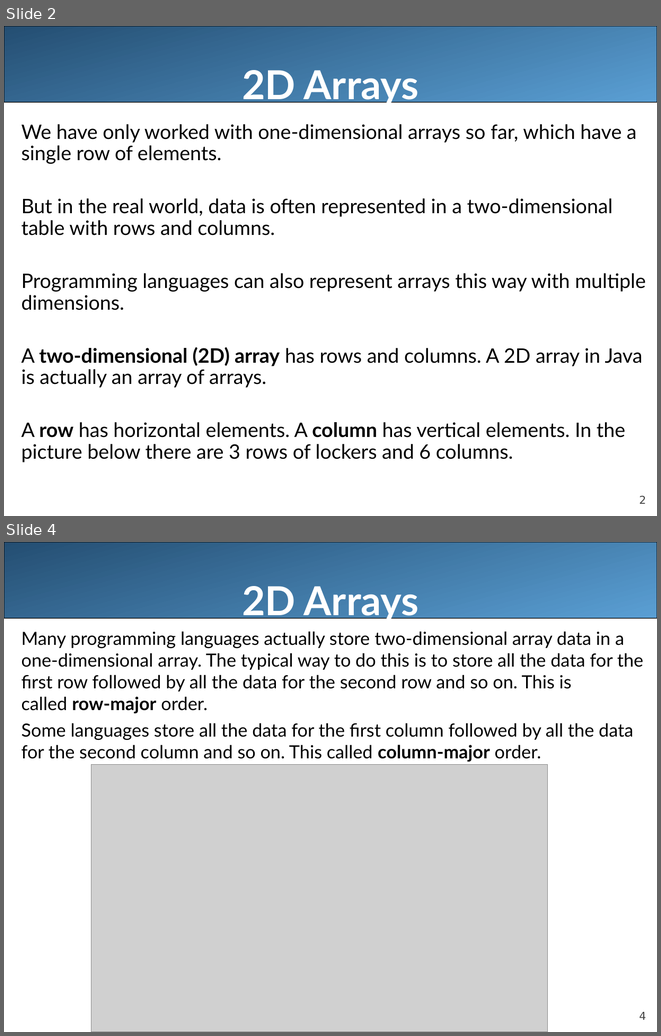
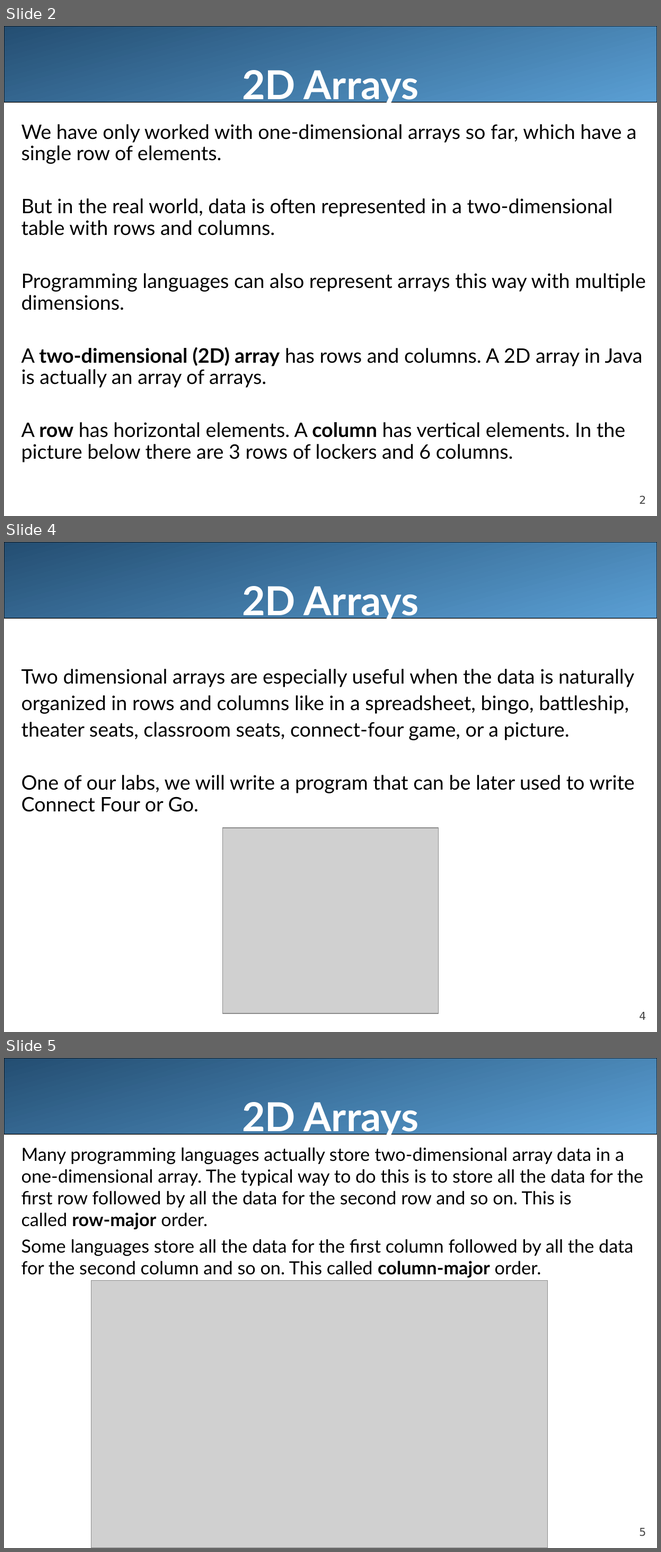
Before and after one commit to LongBaoNguyen/longbaonguyen.github.io, a slide deck: courses/apcsa/lecture20.ppt. Shown one above the other, each under a label of ours: slides 2 and 4 before the commit, slides 2, 4 and 5 after it; the slides between them are not shown. The pictures are 661x1036 and 661x1552 pixels, drawn with LibreOffice and Linux fonts; fonts in the diff are those of the drawing; grey boxes stand for pictures. Boxes give left, top, right and bottom in pixels: in the first picture for what was removed or moved away, otherwise in the second. Text is boxed around its words. In the diff, an @@ line names an element or a change of style, - is before the commit and + after.

```diff
--- a/courses/apcsa/lecture20.ppt
+++ b/courses/apcsa/lecture20.ppt
@@ slide 4 added at (x1=4, y1=542, x2=657, y2=1032), background #FFFFFF; not listed: 2 template elements that a slide beside it also shows @@
@@ title added at (x1=242, y1=586, x2=419, y2=623), 44 pt, text #FFFFFF, bold @@
+2D Arrays
@@ text added at (x1=21, y1=669, x2=634, y2=812), 22 pt, text #000000 @@
+Two dimensional arrays are especially useful when the data is naturally
+organized in rows and columns like in a spreadsheet, bingo, battleship,
+theater seats, classroom seats, connect-four game, or a picture.
+One of our labs, we will write a program that can be later used to write Connect Four or Go.
@@ picture added at (x1=223, y1=828, x2=439, y2=1014) @@
@@ what was slide 4 is now slide 5 @@
@@ page number at (x1=639, y1=1528, x2=646, y2=1536): text changed @@
-4
+5
```
Also in this commit, not shown: 7 slides changed, 1 other slide added, 2 slides removed, 18 other files.
